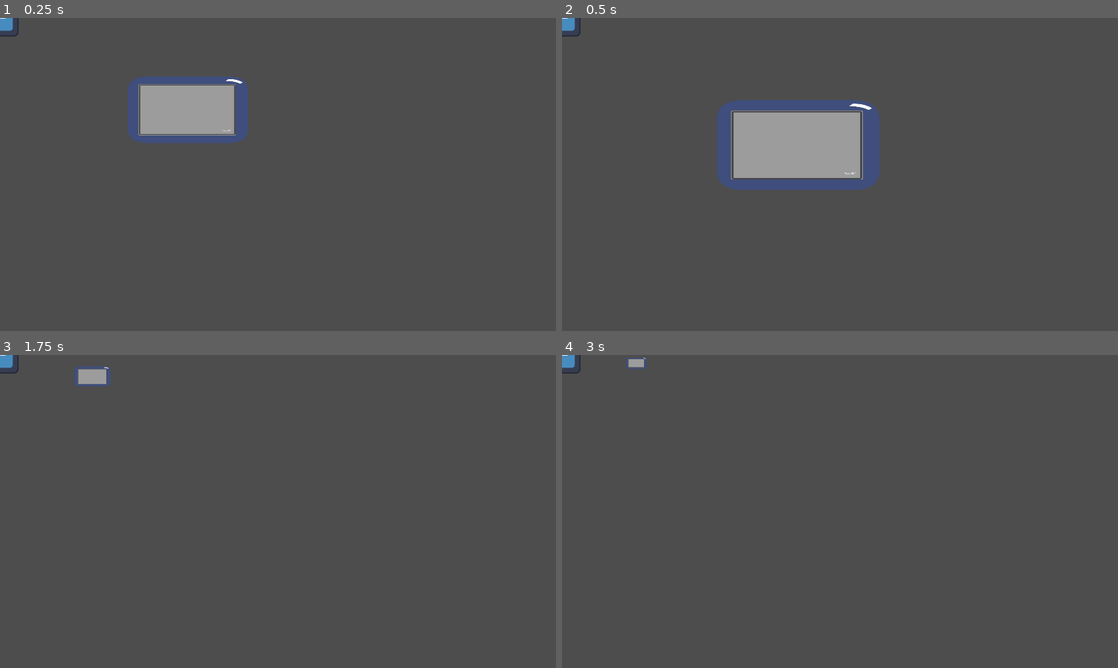
Above: before the commit, frames 1-4 (two rows, left to right).
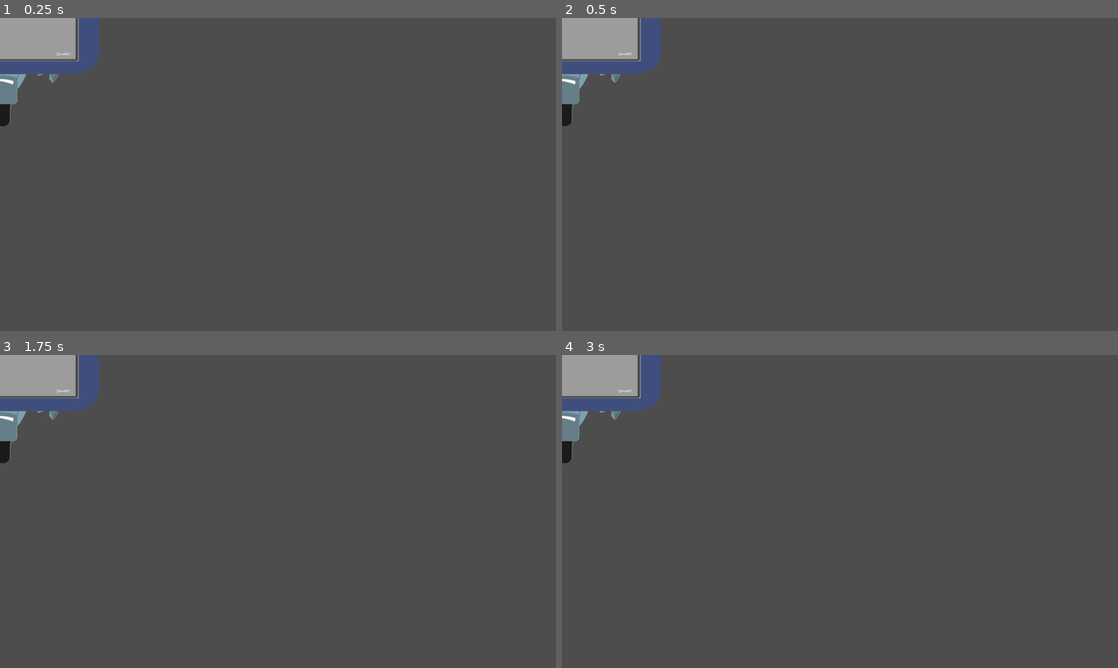
Above: after the commit, the same moments.

Repository: enderpyy/machina
Game: Godot game, scene res://scenes/Character/character.tscn
Two runs of this game, one before a commit and one after it. Both use one fixed random seed, a clock stepped at 60 frames per second and the inputs below. This scene is started directly instead of the project's main scene. The engine's default icon, where the game draws it, is replaced by a stand-in: a white triangle on a blue panel in a dark square.
Inputs (mouse positions are in pixels of both pictures, inside the frame that each line leads up to):
- Up to frame 1 (0.25 s): no input
- Up to frame 2 (0.5 s): no input
- Up to frame 3 (1.75 s): move the mouse to (400, 495) at 0.52 s; press the mouse at (400, 495) at 0.53 s; move the mouse to (166, 527) at 1.27 s; release the mouse at (166, 527) at 1.28 s; tap A (bag) at 1.35 s; click (166, 527) at 1.55 s
- Up to frame 4 (3 s): move the mouse to (895, 442) at 2.02 s; press the mouse at (895, 442) at 2.03 s; tap Enter at 2.75 s; move the mouse to (812, 574) at 2.77 s; release the mouse at (812, 574) at 2.78 s; click (812, 574) at 2.85 s

The runs differ from the first frame. In frame 1, 7.8% of the frame differs, in the area x 0-45%, y 0-40%; in frame 2, 11%, in the area x 0-58%, y 0-55%; in frame 3, 3.6%; in frame 4, 3.5%.

Commit message:
evil character scene

Diff:
--- /dev/null
+++ b/machina/default_bus_layout.tres
@@ -0,0 +1,4 @@
+[gd_resource type="AudioBusLayout" format=3 uid="uid://cmq0nukp1i12e"]
+
+[resource]
+bus/0/volume_db = 0.267241
--- /dev/null
+++ b/machina/objects/characters/Wheely.tres
@@ -0,0 +1,9 @@
+[gd_resource type="Resource" script_class="CharacterResource" load_steps=3 format=3 uid="uid://wdsowcctoga"]
+
+[ext_resource type="Script" uid="uid://b0o5gn643yeya" path="res://scripts/resource scripts/character_resource.gd" id="1_51rle"]
+[ext_resource type="Texture2D" uid="uid://b46wiemw5tca8" path="res://sprite/wheely.png" id="2_q0av1"]
+
+[resource]
+script = ExtResource("1_51rle")
+character_name = "Wheely"
+sprite = ExtResource("2_q0av1")
--- /dev/null
+++ b/machina/objects/positions/0.tres
@@ -0,0 +1,6 @@
+[gd_resource type="Resource" script_class="PositionResource" load_steps=2 format=3]
+
+[ext_resource type="Script" path="res://scripts/resource scripts/position_resource.gd" id="1_5ls4k"]
+
+[resource]
+script = ExtResource("1_5ls4k")
--- /dev/null
+++ b/machina/objects/positions/1.tres
@@ -0,0 +1,6 @@
+[gd_resource type="Resource" script_class="PositionResource" load_steps=2 format=3]
+
+[ext_resource type="Script" path="res://scripts/resource scripts/position_resource.gd" id="1_d7trb"]
+
+[resource]
+script = ExtResource("1_d7trb")
--- /dev/null
+++ b/machina/objects/positions/2.tres
@@ -0,0 +1,6 @@
+[gd_resource type="Resource" script_class="PositionResource" load_steps=2 format=3]
+
+[ext_resource type="Script" path="res://scripts/resource scripts/position_resource.gd" id="1_6606x"]
+
+[resource]
+script = ExtResource("1_6606x")
--- a/machina/scenes/Character/character.tscn
+++ b/machina/scenes/Character/character.tscn
@@ -1,21 +1,27 @@
-[gd_scene load_steps=5 format=3 uid="uid://5tsb8chg4jng"]
+[gd_scene load_steps=6 format=3 uid="uid://5tsb8chg4jng"]
 
 [ext_resource type="Script" uid="uid://e8kneb1u7pa2" path="res://scripts/character.gd" id="1_yenhn"]
-[ext_resource type="Resource" uid="uid://ch3ipegvohihw" path="res://objects/characters/Godot.tres" id="2_6xo28"]
 [ext_resource type="PackedScene" uid="uid://wkm7d80sbmdw" path="res://scenes/sensor_calibration.tscn" id="2_fqfur"]
-[ext_resource type="Texture2D" uid="uid://c4sfflp85jcc8" path="res://sprite/icon.svg" id="2_fsvua"]
+[ext_resource type="Texture2D" uid="uid://b46wiemw5tca8" path="res://sprite/wheely.png" id="2_fsvua"]
+[ext_resource type="Script" uid="uid://b0o5gn643yeya" path="res://scripts/resource scripts/character_resource.gd" id="3_myntp"]
+
+[sub_resource type="Resource" id="Resource_6xo28"]
+script = ExtResource("3_myntp")
+character_name = "Wheely"
+sprite = ExtResource("2_fsvua")
 
 [node name="Character" type="Node2D"]
 script = ExtResource("1_yenhn")
-character_name = "Godot"
-save_to_file = true
-current_character = ExtResource("2_6xo28")
+character_name = "Wheely"
+current_character = SubResource("Resource_6xo28")
 
 [node name="Main Sprite" type="Sprite2D" parent="."]
 texture = ExtResource("2_fsvua")
 
 [node name="Sensor Calibration" parent="." instance=ExtResource("2_fqfur")]
-position = Vector2(256, 27)
+position = Vector2(860, 321)
+rotation = -0.0610865
+scale = Vector2(0.2, 0.2)
 
 [node name="Nut Controller" type="Node2D" parent="."]
 
--- a/machina/scenes/bolt.tscn
+++ b/machina/scenes/bolt.tscn
@@ -1,15 +1,14 @@
-[gd_scene load_steps=9 format=3 uid="uid://ckimr8da0ken"]
+[gd_scene load_steps=6 format=3 uid="uid://l1ydo1scnita"]
 
 [ext_resource type="Texture2D" uid="uid://d0govlvj4ibcy" path="res://sprite/hex.png" id="1_gsnt5"]
-[ext_resource type="Script" uid="uid://b8fg0vo06waps" path="res://scripts/bolt.gd" id="1_hu2p6"]
-[ext_resource type="Script" uid="uid://cr7luctpbhi41" path="res://scripts/wrench_detector.gd" id="3_s0h4p"]
+[ext_resource type="Script" uid="uid://b782jjmqnj325" path="res://scripts/bolt/bolt.gd" id="1_hu2p6"]
 
 [sub_resource type="Animation" id="Animation_s0h4p"]
 length = 0.001
 tracks/0/type = "value"
 tracks/0/imported = false
 tracks/0/enabled = true
-tracks/0/path = NodePath("Sprite2D:self_modulate")
+tracks/0/path = NodePath("Sprite:self_modulate")
 tracks/0/interp = 1
 tracks/0/loop_wrap = true
 tracks/0/keys = {
@@ -24,7 +23,7 @@
 tracks/0/type = "value"
 tracks/0/imported = false
 tracks/0/enabled = true
-tracks/0/path = NodePath("Sprite2D:self_modulate")
+tracks/0/path = NodePath("Sprite:self_modulate")
 tracks/0/interp = 1
 tracks/0/loop_wrap = true
 tracks/0/keys = {
@@ -40,50 +39,28 @@
 &"fade": SubResource("Animation_hu2p6")
 }
 
-[sub_resource type="CircleShape2D" id="CircleShape2D_hu2p6"]
-
-[sub_resource type="CircleShape2D" id="CircleShape2D_s0h4p"]
-
-[node name="Bolt Socket" type="Node2D"]
-scale = Vector2(0.3, 0.3)
+[node name="Bolt" type="RigidBody2D"]
+collision_layer = 2
+collision_mask = 2
 script = ExtResource("1_hu2p6")
 
-[node name="Bolt" type="RigidBody2D" parent="."]
-collision_layer = 2
-collision_mask = 2
-
-[node name="Sprite2D" type="Sprite2D" parent="Bolt"]
+[node name="Sprite" type="Sprite2D" parent="."]
 scale = Vector2(0.4, 0.4)
 texture = ExtResource("1_gsnt5")
 
-[node name="CollisionPolygon2D" type="CollisionPolygon2D" parent="Bolt"]
+[node name="CollisionPolygon2D" type="CollisionPolygon2D" parent="."]
 scale = Vector2(0.34, 0.34)
 polygon = PackedVector2Array(2, 61, 55, 30, 55, -31, 4, -60, -49, -33, -49, 30)
 
-[node name="AnimationPlayer" type="AnimationPlayer" parent="Bolt"]
+[node name="AnimationPlayer" type="AnimationPlayer" parent="."]
 libraries = {
 &"": SubResource("AnimationLibrary_sws5y")
 }
 
-[node name="Pivot" type="PinJoint2D" parent="."]
-node_a = NodePath("../Bolt")
-node_b = NodePath("Joint")
+[node name="Detector" type="Area2D" parent="."]
 
-[node name="Joint" type="StaticBody2D" parent="Pivot"]
+[node name="CollisionPolygon2D" type="CollisionPolygon2D" parent="Detector"]
+scale = Vector2(0.34, 0.34)
+polygon = PackedVector2Array(2, 61, 55, 30, 55, -31, 4, -60, -49, -33, -49, 30)
 
-[node name="CollisionShape2D" type="CollisionShape2D" parent="Pivot/Joint"]
-shape = SubResource("CircleShape2D_hu2p6")
-
-[node name="Placeholder" type="StaticBody2D" parent="Pivot"]
-
-[node name="CollisionShape2D" type="CollisionShape2D" parent="Pivot/Placeholder"]
-shape = SubResource("CircleShape2D_s0h4p")
-
-[node name="Wrench Detector" type="Area2D" parent="Pivot"]
-script = ExtResource("3_s0h4p")
-
-[node name="CollisionShape2D" type="CollisionShape2D" parent="Pivot/Wrench Detector"]
-shape = SubResource("CircleShape2D_s0h4p")
-
-[connection signal="area_entered" from="Pivot/Wrench Detector" to="." method="_on_wrench_detector_area_entered"]
-[connection signal="area_exited" from="Pivot/Wrench Detector" to="." method="_on_wrench_detector_area_exited"]
+[connection signal="input_event" from="." to="." method="_on_input_event"]
--- /dev/null
+++ b/machina/scenes/bolt_box.tscn
@@ -0,0 +1,8 @@
+[gd_scene load_steps=2 format=3 uid="uid://c1rvfvx0n0lu4"]
+
+[ext_resource type="Script" uid="uid://yh4d2r04w52n" path="res://scripts/bolt/bolt_box.gd" id="1_caf27"]
+
+[node name="BoltBox" type="Area2D"]
+script = ExtResource("1_caf27")
+
+[node name="CollisionShape2D" type="CollisionShape2D" parent="."]
--- /dev/null
+++ b/machina/scenes/bolt_socket.tscn
@@ -0,0 +1,38 @@
+[gd_scene load_steps=6 format=3 uid="uid://ckimr8da0ken"]
+
+[ext_resource type="Script" uid="uid://b8fg0vo06waps" path="res://scripts/bolt/bolt_socket.gd" id="1_hu2p6"]
+[ext_resource type="PackedScene" uid="uid://l1ydo1scnita" path="res://scenes/bolt.tscn" id="2_w8kic"]
+[ext_resource type="Script" uid="uid://cr7luctpbhi41" path="res://scripts/wrench_detector.gd" id="3_s0h4p"]
+
+[sub_resource type="CircleShape2D" id="CircleShape2D_hu2p6"]
+
+[sub_resource type="CircleShape2D" id="CircleShape2D_s0h4p"]
+
+[node name="Bolt Socket" type="Node2D"]
+scale = Vector2(0.3, 0.3)
+script = ExtResource("1_hu2p6")
+
+[node name="Bolt" parent="." instance=ExtResource("2_w8kic")]
+
+[node name="Pivot" type="PinJoint2D" parent="."]
+node_a = NodePath("../Bolt")
+node_b = NodePath("Joint")
+
+[node name="Joint" type="StaticBody2D" parent="Pivot"]
+
+[node name="CollisionShape2D" type="CollisionShape2D" parent="Pivot/Joint"]
+shape = SubResource("CircleShape2D_hu2p6")
+
+[node name="Placeholder" type="StaticBody2D" parent="Pivot"]
+
+[node name="CollisionShape2D" type="CollisionShape2D" parent="Pivot/Placeholder"]
+shape = SubResource("CircleShape2D_s0h4p")
+
+[node name="Wrench Detector" type="Area2D" parent="Pivot"]
+script = ExtResource("3_s0h4p")
+
+[node name="CollisionShape2D" type="CollisionShape2D" parent="Pivot/Wrench Detector"]
+shape = SubResource("CircleShape2D_s0h4p")
+
+[connection signal="area_entered" from="Pivot/Wrench Detector" to="." method="_on_wrench_detector_area_entered"]
+[connection signal="area_exited" from="Pivot/Wrench Detector" to="." method="_on_wrench_detector_area_exited"]
--- a/machina/scenes/test.tscn
+++ b/machina/scenes/test.tscn
@@ -1,7 +1,7 @@
 [gd_scene load_steps=3 format=3 uid="uid://u823ly3mj51p"]
 
 [ext_resource type="PackedScene" uid="uid://ch1m2eblpswel" path="res://scenes/wrench_spawn.tscn" id="1_bl13t"]
-[ext_resource type="PackedScene" uid="uid://ckimr8da0ken" path="res://scenes/bolt.tscn" id="2_iyx0m"]
+[ext_resource type="PackedScene" uid="uid://ckimr8da0ken" path="res://scenes/bolt_socket.tscn" id="2_iyx0m"]
 
 [node name="test" type="Node2D"]
 
--- /dev/null
+++ b/machina/scripts/bolt/bolt.gd
@@ -0,0 +1,24 @@
+class_name Bolt extends RigidBody2D
+
+signal dropped
+
+var following = false
+
+@onready var detector = $Detector
+@onready var sprite = $Sprite
+var bolt_name : String = ""
+
+func init(bolt_type):
+	sprite = bolt_type.get_sprite()
+	bolt_name = bolt_type.get_bolt_name()
+
+func _on_input_event(viewport: Node, event: InputEvent, shape_idx: int) -> void:
+	if event.is_action_pressed("left_click") and following == false:
+		following = true
+
+func _input(event: InputEvent) -> void:
+	if event.is_action_released("left_click") and following == true:
+		following = false
+		for area in detector.get_overlapping_areas():
+			if area.has_method("accept_bolt"):
+				area.accept_bolt(self)
--- /dev/null
+++ b/machina/scripts/bolt/bolt_box.gd
@@ -0,0 +1,8 @@
+extends Area2D
+
+@export
+var bolt_type : BoltResource
+
+func accept_bolt(bolt):
+	if bolt.bolt_name == bolt_type.bolt_name:
+		bolt.queue_free()
--- a/machina/scripts/bolt.gd
+++ b/machina/scripts/bolt/bolt_socket.gd
@@ -6,8 +6,8 @@
 var pivot = $Pivot
 @onready
 var placeholder = $Pivot/Placeholder
-@onready
-var bolt = $Bolt
+@export
+var bolt : RigidBody2D
 
 signal remove
 
@@ -18,10 +18,6 @@
 	animator.play("fade")
 	await animator.animation_finished
 	pass
-
-func release():
-	attach()
-	fade()
 
 func attach(body = placeholder): #default detaches
 	pivot.node_a = body.get_path()
@@ -37,3 +33,11 @@
 func _on_wrench_detector_area_exited(area: Area2D) -> void:
 	if area is BoltArea:
 		can_rotate(false)
+
+func accept_bolt(b : RigidBody2D):
+	if bolt == null:
+		attach(b)
+
+func remove_bolt():
+	if bolt != null:
+		attach()
--- a/machina/scripts/character.gd
+++ b/machina/scripts/character.gd
@@ -17,16 +17,15 @@
 @onready var calibrator = $"Sensor Calibration"
 @onready var nuts = $"Nut Controller"
 @onready var oil = $oil
-@onready var charger = $charger
+@onready var charger = $oil
 
 @onready
 var sprite : Sprite2D = $"Main Sprite"
 
-func init(res : CharacterResource) -> void:
-	current_character = res
-
 func _ready() -> void:
+	print("ready")
 	if save_to_file:
+		print("saving to file?")
 		save_character()
 		return
 
@@ -44,21 +43,39 @@
 	res.set_character_name(character_name)
 	res.set_sprite(sprite.texture)
 
-	calibrator_position = calibrator.position
-	res.set_calibrator_position(calibrator_position)
+	res.set_calibrator_position(make_position_resource(calibrator))
+	var nut_positions_resource : Array[Transform2D] = []
 	for child in nuts.get_children():
-		nut_positions.append(child.position)
-	res.set_nut_positions(nut_positions)
-	oil_position = oil.position
-	res.set_oil_position(oil_position)
-	charger_position = charger.position
-	res.set_charger_position(charger_position)
+		nut_positions_resource.append(make_position_resource(child))
+	res.set_nut_positions(nut_positions_resource)
+	res.set_charger_position(make_position_resource(charger))
+	res.set_oil_position(make_position_resource(oil))
+
+
+	print(res.get_charger_position())
+
+	print("saving character...")
 
 	ResourceSaver.save(res, fp)
 
-func load_character(char):
+func load_character(char : CharacterResource):
+	current_character = char
+	sprite.set_texture(char.get_sprite())
+	character_name = char.get_character_name()
+	set_node_position(calibrator, char.get_calibrator_position())
+	#set nut positions here
+	set_node_position(oil, char.get_oil_position())
+	set_node_position(charger, char.get_charger_position())
 
-	calibrator.position = char.calibrator_position
-	#set nut positions here
-	oil.position = char.oil_position
-	charger.position = char.charger_position
+func set_node_position(node : Node2D, res : Transform2D):
+	#print(current_character.character_name)
+	#print(current_character.calibrator_position)
+
+	node.position = res.get_origin()
+	node.scale = res.get_scale()
+	node.rotation = res.get_rotation()
+
+func make_position_resource(node: Node2D) -> Transform2D:
+	var r : Transform2D
+	r = node.transform
+	return r
--- a/machina/scripts/charm_bucket.gd
+++ b/machina/scripts/charm_bucket.gd
@@ -16,6 +16,13 @@
 		else:
 			on_screen = true
 
+	if Input.is_action_just_released("left_click") and following == true:
+		following = false
+		if self.position.x - previous_position.x < 0:
+			on_screen = false
+		else:
+			on_screen = true
+
 
 @export var path: Curve
 @export var offset: float = 700
@@ -29,9 +36,18 @@
 		var weight = path.sample(dist) * 0.2
 		position.x = lerp(position.x, -offset, weight)
 
-	var mp = get_local_mouse_position()
-	if following and mp.x < 0 and mp.x > -offset:
-		self.position = mp - mouse_offset
+	var mp = get_parent().get_local_mouse_position()
+	if following:
+			#print("following")
+		print(mp.x)
+		print(mouse_offset.x)
+		print()
+		previous_position = self.position
+		self.position.x = mp.x - mouse_offset.x
+		if self.position.x > 0:
+			self.position.x = 0
+		elif self.position.x < -offset:
+			self.position.x = -offset
 
 func phase_out():
 	for child in get_children():
@@ -45,13 +61,11 @@
 			child.set_collision_layer_value(1, true)
 			child.set_collision_mask_value(1, true)
 
-
+var previous_position : Vector2
 var mouse_offset : Vector2
 var following = false
 func _on_grab_area_input_event(viewport: Node, event: InputEvent, shape_idx: int) -> void:
-	if Input.is_action_just_pressed("left_click"):
+	if Input.is_action_just_pressed("left_click") and following == false:
 		print("clicked?")
 		following = true
 		mouse_offset = get_local_mouse_position()
-	if Input.is_action_just_released("left_click"):
-		following = false
--- /dev/null
+++ b/machina/scripts/resource scripts/bolt_resource.gd
@@ -0,0 +1,15 @@
+class_name BoltResource extends Resource
+
+@export
+var bolt_name : String
+func set_bolt_name(n : String):
+	bolt_name = n
+func get_bolt_name() -> String:
+	return bolt_name
+
+@export
+var sprite : Texture2D
+func set_sprite(s : Texture2D):
+	sprite = s
+func get_sprite() -> Texture2D:
+	return sprite
--- a/machina/scripts/resource scripts/character_resource.gd
+++ b/machina/scripts/resource scripts/character_resource.gd
@@ -1,25 +1,48 @@
 class_name CharacterResource extends Resource
+
+# Variables
+## character_name - String
+## sprite - Texture2D
+## calibrator_position - Vector2
+## nut_positions - Array[Vector2]
+##oil_position - Vector2
+##charger_position - Vector2
 
 @export
 var character_name : String
+func set_character_name(n : String):
+	character_name = n
+func get_character_name() -> String:
+	return character_name
+
 @export
 var sprite : Texture2D
-
-#data
-var calibrator_position : Vector2
-var nut_positions : Array[Vector2]
-var oil_position : Vector2
-var charger_position : Vector2
-
-func set_character_name(n : String):
-	character_name = n
 func set_sprite(s : Texture2D):
 	sprite = s
-func set_calibrator_position(pos : Vector2):
+func get_sprite() -> Texture2D:
+	return sprite
+
+
+var calibrator_position : Transform2D
+func set_calibrator_position(pos : Transform2D):
 	calibrator_position = pos
-func set_nut_positions(pos : Array[Vector2]):
+func get_calibrator_position() -> Transform2D:
+	return calibrator_position
+
+var nut_positions : Array[Transform2D]
+func set_nut_positions(pos : Array[Transform2D]):
 	nut_positions = pos
-func set_oil_position(pos : Vector2):
+func get_nut_positions() -> Array[Transform2D]:
+	return nut_positions
+
+var oil_position : Transform2D
+func set_oil_position(pos : Transform2D):
 	oil_position = pos
-func set_charger_position(pos : Vector2):
+func get_oil_position() -> Transform2D:
+	return oil_position
+
+var charger_position : Transform2D
+func set_charger_position(pos : Transform2D):
 	charger_position = pos
+func get_charger_position() -> Transform2D:
+	return charger_position
--- /dev/null
+++ b/machina/scripts/resource scripts/position_resource.gd
@@ -0,0 +1,25 @@
+class_name PositionResource extends Resource
+
+func build(node : Node2D):
+
+	set_position(node.get_position())
+	set_scale(node.get_scale())
+	set_rotation(node.get_rotation())
+
+
+var position : Vector2
+var scale : Vector2
+var rotation : float
+
+func set_position(v : Vector2):
+	position = v
+func get_position() -> Vector2:
+	return position
+func set_scale(s : Vector2):
+	scale = s
+func get_scale() -> Vector2:
+	return scale
+func set_rotation(r : float):
+	rotation = r
+func get_rotation() -> float:
+	return rotation
--- a/machina/scripts/sensor_calibration.gd
+++ b/machina/scripts/sensor_calibration.gd
@@ -19,10 +19,6 @@
 	spawn_size = spawn.shape.get_rect().size
 	initial_scale = self.scale
 	initial_position = self.position
-	zoom_in()
-	await get_tree().create_timer(1).timeout
-	print("zooming out to " + str(initial_scale))
-	zoom_out()
 
 var zoom_id = 0
 
--- /dev/null
+++ b/machina/scripts/tools/get_set_menu.gd
@@ -0,0 +1,32 @@
+#AutoGenerate Code for functions, get/set By Siwoku
+@tool
+extends EditorContextMenuPlugin
+
+func _popup_menu(paths : PackedStringArray):
+  add_context_menu_item("Create function", _on_create_callback_selected)
+  add_context_menu_item("Create get/set", _on_create_get_set_selected)
+
+func _on_create_callback_selected(code_edit : CodeEdit) -> void:
+  var to_function_text : String = code_edit.get_selected_text()
+  var last_line = code_edit.get_line_count() - 1
+  var code : String = code_edit.get_selected_text()
+  code_edit.insert_line_at(last_line,"\nfunc " + to_function_text + "() -> void:\n\tpass\n")
+  code_edit.deselect()
+  code_edit.set_caret_line(last_line + 2)
+  code_edit.center_viewport_to_caret(last_line)
+
+func _on_create_get_set_selected(code_edit : CodeEdit) -> void:
+
+  var selected_text : String = code_edit.get_selected_text()
+  var current_line : int = code_edit.get_caret_line()
+  var line_text : String = code_edit.get_line(current_line)
+  var end_column : int = line_text.length()
+  var code_text : String = (
+""" : Variant :
+get:
+return %s
+set(value):
+%s = value""" % [selected_text, selected_text]
+)
+  code_edit.deselect()
+  code_edit.insert_text(code_text, current_line, end_column)
--- /dev/null
+++ b/machina/scripts/tools/get_set_plugin.cfg
@@ -0,0 +1,6 @@
+[plugin]
+name="Auto Generate Code"
+description="Generate functions and getters/setters"
+author="You"
+version="1.0"
+script="plugin.gd"
--- /dev/null
+++ b/machina/scripts/tools/get_set_plugin.gd
@@ -0,0 +1,11 @@
+@tool
+extends EditorPlugin
+
+var context_menu
+
+func _enter_tree():
+	context_menu = preload("res://scripts/tools/get_set_menu.gd").new()
+	add_context_menu_plugin(EditorContextMenuPlugin.CONTEXT_SLOT_SCRIPT_EDITOR_CODE, context_menu)
+
+func _exit_tree():
+	remove_context_menu_plugin(context_menu)
Not shown, added: machina/scripts/bolt/bolt.gd.uid
Not shown, added: machina/scripts/bolt/bolt_box.gd.uid
Renamed: machina/scripts/bolt.gd.uid -> machina/scripts/bolt/bolt_socket.gd.uid
Not shown, added: machina/scripts/resource scripts/bolt_resource.gd.uid
Not shown, added: machina/scripts/resource scripts/position_resource.gd.uid
Not shown, added: machina/scripts/tools/get_set_menu.gd.uid
Not shown, added: machina/scripts/tools/get_set_plugin.gd.uid
Binary file added: machina/sprite/wheely.png
Not shown, added: machina/sprite/wheely.png.import
